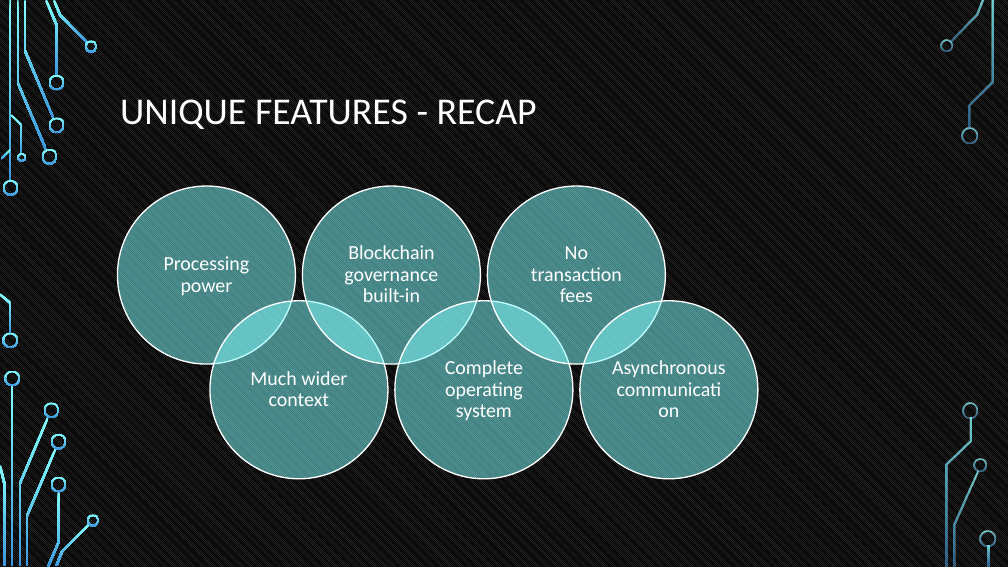
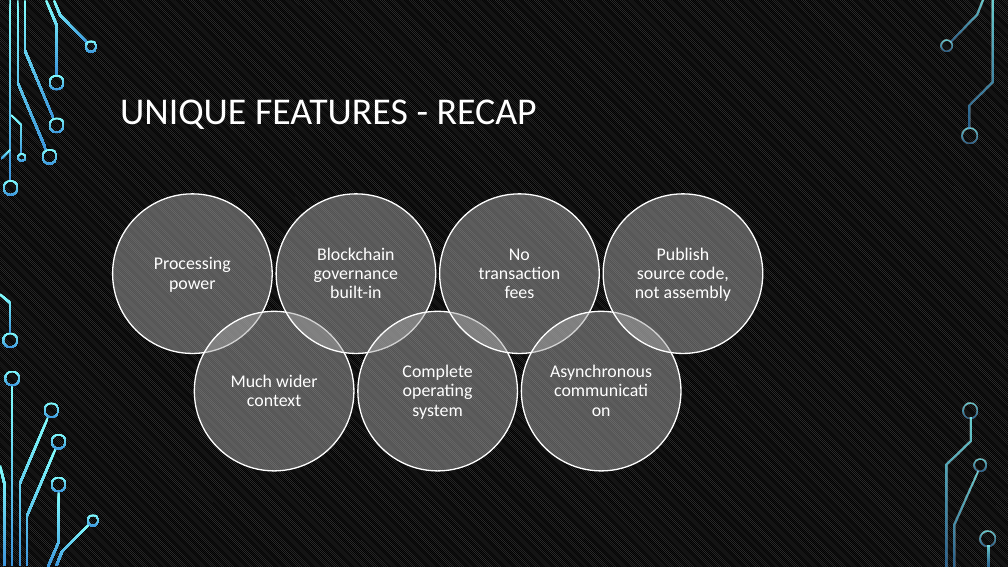
Before and after one commit to tokenika/tokenika.github.io, a slide deck: slide 36 of WarsawBlock.pptx (slide 35 before the commit). Drawn at 1008x567 pixels with LibreOffice and Linux fonts; fonts in the diff are those of the drawing; background and template pictures are left out. Boxes give left, top, right and bottom in pixels: in the first picture for what was removed or moved away, otherwise in the second. Text is boxed around its words. In the diff, an @@ line names an element or a change of style, - is before the commit and + after.

```diff
--- a/WarsawBlock.pptx
+++ b/WarsawBlock.pptx
@@ ellipse: place and size @@
-ellipse at box(117, 186, 296, 364)
+ellipse at box(113, 194, 272, 353)
@@ ellipse: place and size @@
-ellipse at box(302, 186, 481, 364)
+ellipse at box(276, 194, 436, 353)
@@ ellipse: place and size @@
-ellipse at box(488, 186, 666, 364)
+ellipse at box(440, 194, 600, 353)
@@ ellipse added at box(603, 194, 763, 353), fill #A6A6A6 at 50% opacity, outline #FFFFFF 1.25 pt @@
@@ text "Processing power": place and size @@
-text "Processing power" at box(164, 256, 250, 296)
+text "Processing power" at box(154, 257, 231, 292)
@@ text "Blockchain governance built-in": place and size @@
-text "Blockchain governance built-in" at box(344, 245, 438, 302)
+text "Blockchain governance built-in" at box(314, 247, 398, 298)
@@ text "No transaction fees": place and size @@
-text "No transaction fees" at box(531, 246, 622, 302)
+text "No transaction fees" at box(479, 248, 561, 298)
@@ text added at box(635, 247, 731, 301), 17 pt, text #FFFFFF @@
+Publish source code, not assembly
@@ ellipse: place and size @@
-ellipse at box(210, 301, 389, 479)
+ellipse at box(194, 312, 354, 471)
@@ ellipse: place and size @@
-ellipse at box(395, 301, 573, 479)
+ellipse at box(358, 312, 517, 471)
@@ fill #82FFFF at 50% opacity to #A6A6A6 at 50% opacity in 6 elements at box(113, 194, 272, 353), box(194, 312, 354, 471), box(276, 194, 436, 353), box(358, 312, 517, 471), box(440, 194, 600, 353), box(522, 312, 681, 471) @@
@@ ellipse: place and size @@
-ellipse at box(580, 301, 758, 479)
+ellipse at box(522, 312, 681, 471)
@@ text "Much wider context": place and size @@
-text "Much wider context" at box(250, 371, 347, 406)
+text "Much wider context" at box(231, 374, 317, 406)
@@ text "Complete operating system": place and size @@
-text "Complete operating system" at box(445, 360, 523, 420)
+text "Complete operating system" at box(402, 364, 473, 419)
@@ size 19 to 17 pt in 6 elements at box(154, 257, 231, 292), box(231, 374, 317, 406), box(314, 247, 398, 298), box(402, 364, 473, 419), box(479, 248, 561, 298), box(550, 364, 652, 380) @@
@@ text "Asynchronous communication": place and size @@
-text "Asynchronous communication" at box(612, 360, 726, 377)
+text "Asynchronous communication" at box(550, 364, 652, 380)
```
Also in this commit, not shown: 16 other slides changed, 5 slides added, 1 slide removed, 1 other file.
